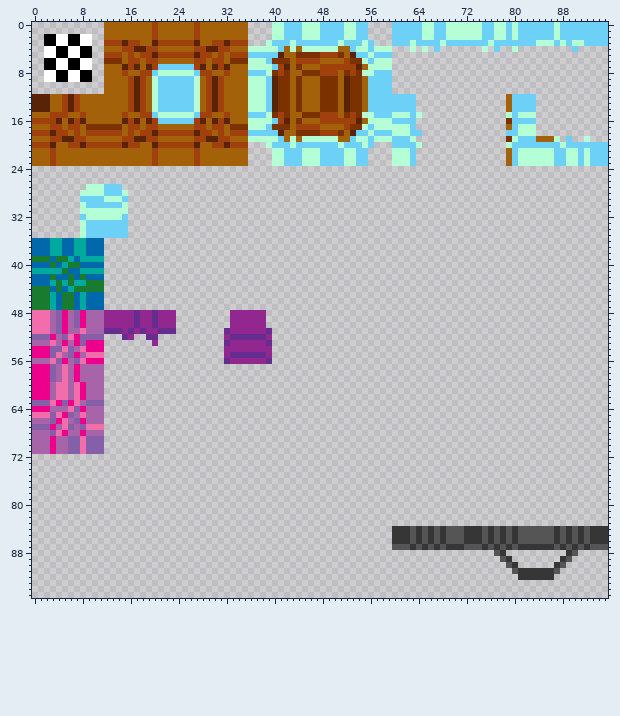
File history of a sprite sheet, tilesets/TileSet1/output_tileset.png. This is how it looked before the edit.
The file is 96x96 pixels.
After the commit:
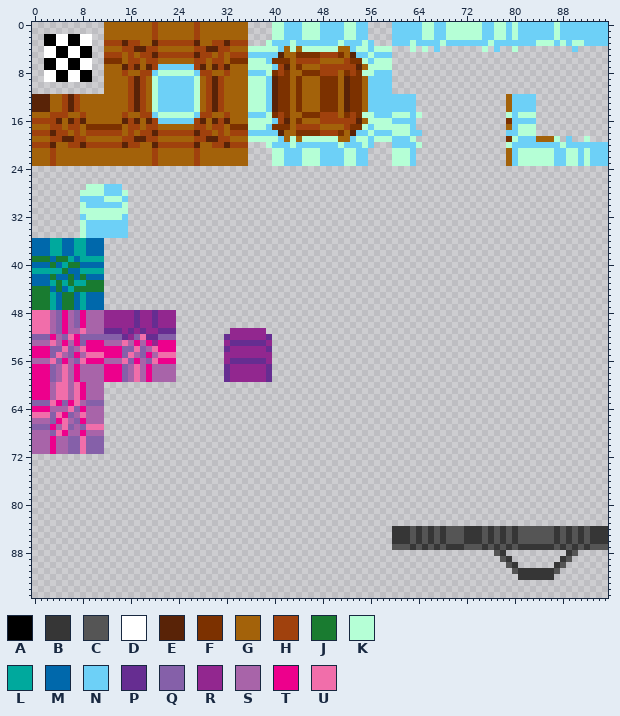
Palette (. is transparent): A #000000  B #363636  C #555555  D #ffffff  E #592307  F #7c3100  G #a3620a  H #a0410d  J #197b30  K #b5ffd6  L #00a99d  M #0068ab  N #6dd0f7  P #662d91  Q #8560a9  R #92278f  S #a864a9  T #ed008c  U #f16eaa
Changes in this commit:
@@ x 10..41 @@
 47 MM..............................
-48 SSRRRRRPRRPRRR.........RRRRRR...
-49 SSRRRRRPRRPRRR.........RRRRRR...
-50 SSRRRRRPRRPRRR.........RRRRRR...
-51 SSPPPRPRPRRPPP........PRRRRRRP..
-52 QQ...PR..PP...........RPPPPPPR..
-53 TT........R...........PRRRRRRP..
-54 TT....................RRRRRRRR..
-55 UU....................RPPPPPPR..
-56 TT....................PRRRRRRP..
-57 SS..............................
-58 SS..............................
-59 SS..............................
+48 SSRRRRRPRRPRRR..................
+49 SSRRRRRPRRPRRR..................
+50 SSRRRRRPRRPRRR..................
+51 SSPPPRPRPRRPPP.........RRRRRR...
+52 QQQQQPRQUPPQQQ........PRRRRRRP..
+53 TTSSSUSTSTRTTT........RPPPPPPR..
+54 TTTTTQQUQSUTTT........PRRRRRRP..
+55 UUTTTQUSQTSUUU........RRRRRRRR..
+56 TTSSSUQTSQUTTT........RPPPPPPR..
+57 SSTTTQSUSTSSSS........PRRRRRRP..
+58 SSTTTQSUSTSSSS........PRRRRRRP..
+59 SSTTTQSUSTSSSS........PRRRRRRP..
 60 SS..............................
Boxes around the changes in both pictures, in picture pixels (x1, y1, x2, y2):
changed: (224, 310, 272, 382)
added: (104, 334, 176, 382)
